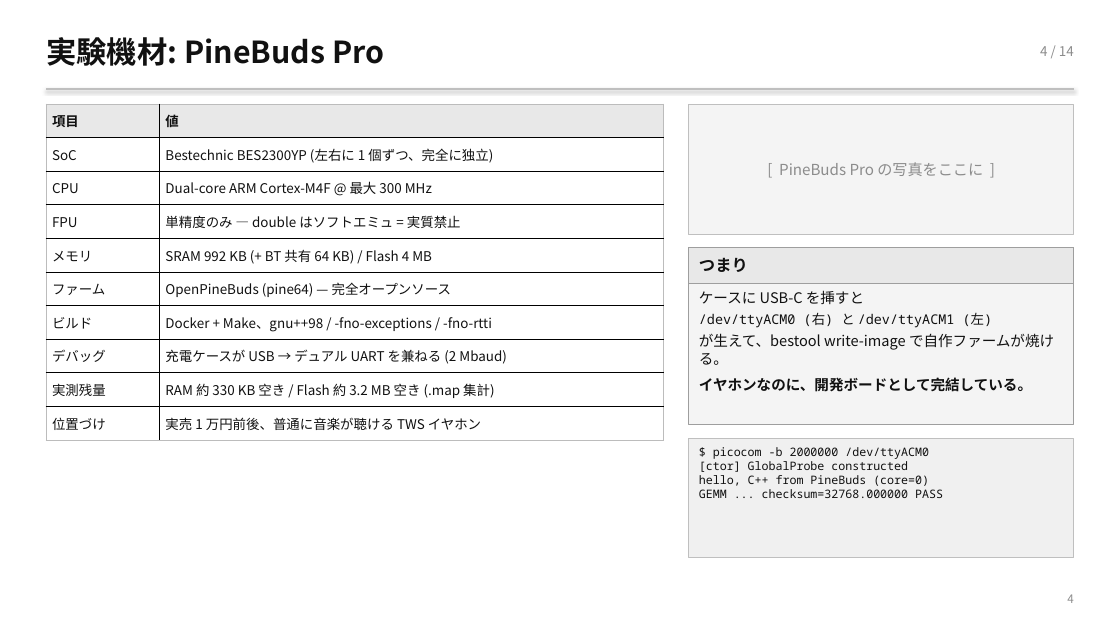
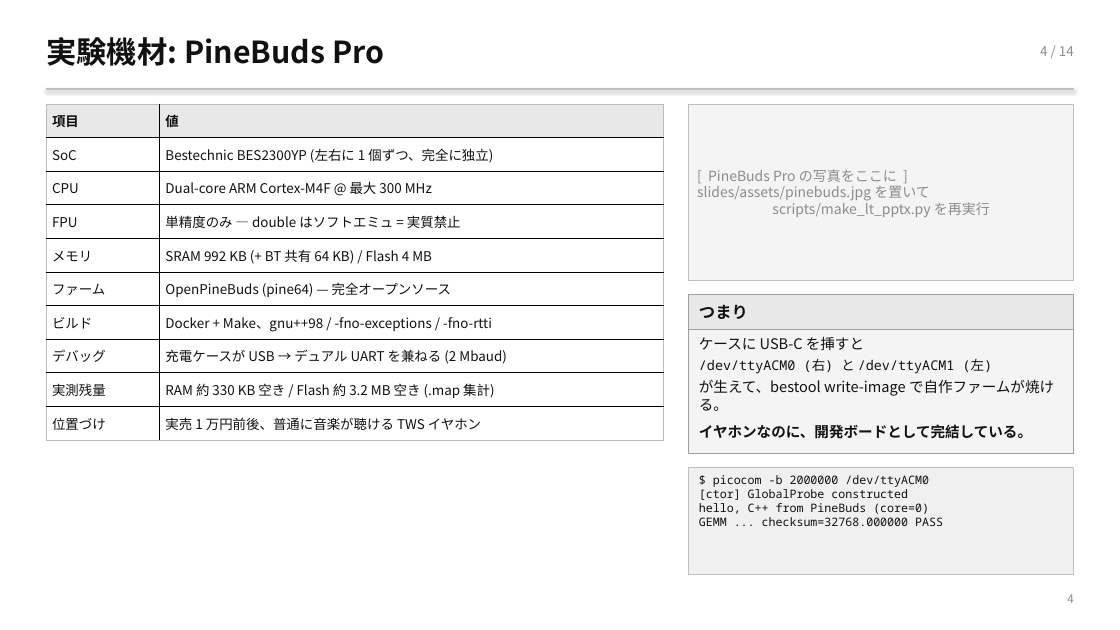
Before and after one commit to TamichiRyuto/pine-buds-cluster, a slide deck: slide 5 of slides/lt-ear-parallel.pptx. Drawn at 1120x630 pixels with LibreOffice and Linux fonts; fonts in the diff are those of the drawing. Boxes give left, top, right and bottom in pixels: in the first picture for what was removed or moved away, otherwise in the second. Text is boxed around its words. In the diff, an @@ line names an element or a change of style, - is before the commit and + after.

```diff
--- a/slides/lt-ear-parallel.pptx
+++ b/slides/lt-ear-parallel.pptx
@@ rectangle: place and size @@
-rectangle at box(689, 104, 1074, 234)
+rectangle at box(689, 104, 1074, 281)
@@ text at box(697, 169, 990, 217): text changed; size 13 to 12 pt @@
-[ PineBuds Pro の写真をここに ]
+[ PineBuds Pro の写真をここに ]
+slides/assets/pinebuds.jpg を置いて
+scripts/make_lt_pptx.py を再実行
@@ text "つまり": place and size @@
-text "つまり" at box(699, 257, 748, 272)
+text "つまり" at box(699, 304, 748, 319)
@@ rectangle: place and size @@
-rectangle at box(689, 248, 1074, 283)
+rectangle at box(689, 294, 1074, 329)
@@ rectangle: place and size @@
-rectangle at box(689, 248, 1074, 424)
+rectangle at box(689, 294, 1074, 454)
@@ text "ケースに USB-C を挿すと" rewrapped from box(699, 333, 1054, 392) to box(699, 336, 1054, 439) @@
@@ text "$ picocom -b 2000000 /dev/ttyACM0": place and size @@
-text "$ picocom -b 2000000 /dev/ttyACM0" at box(699, 447, 943, 498)
+text "$ picocom -b 2000000 /dev/ttyACM0" at box(699, 475, 943, 526)
@@ rectangle: place and size @@
-rectangle at box(689, 439, 1074, 558)
+rectangle at box(689, 467, 1074, 575)
```
Also in this commit, not shown: 3 other files.
